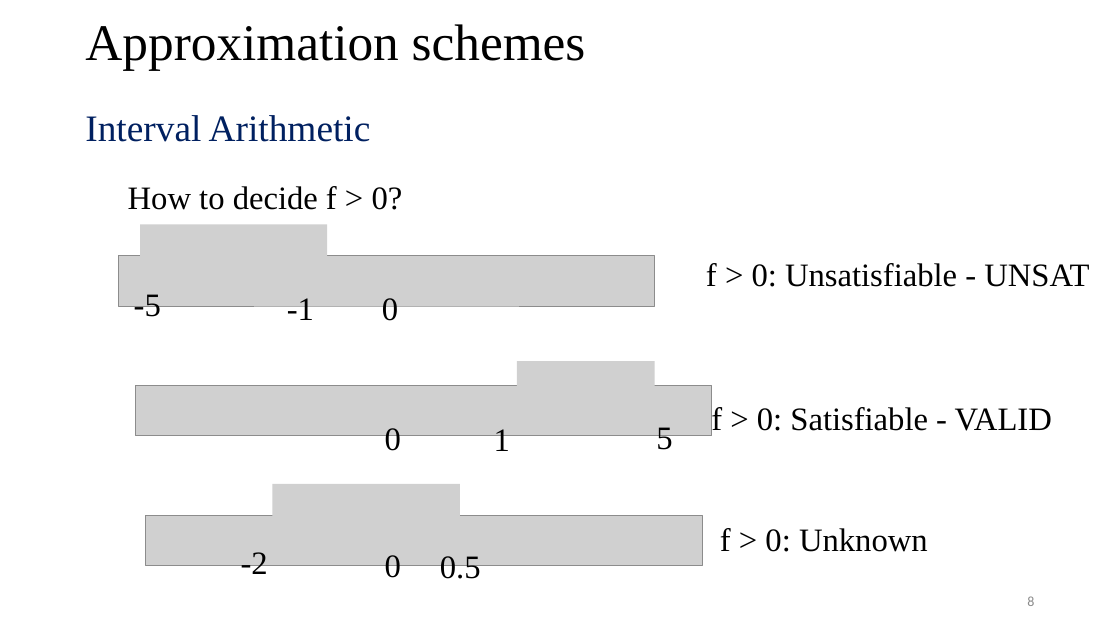
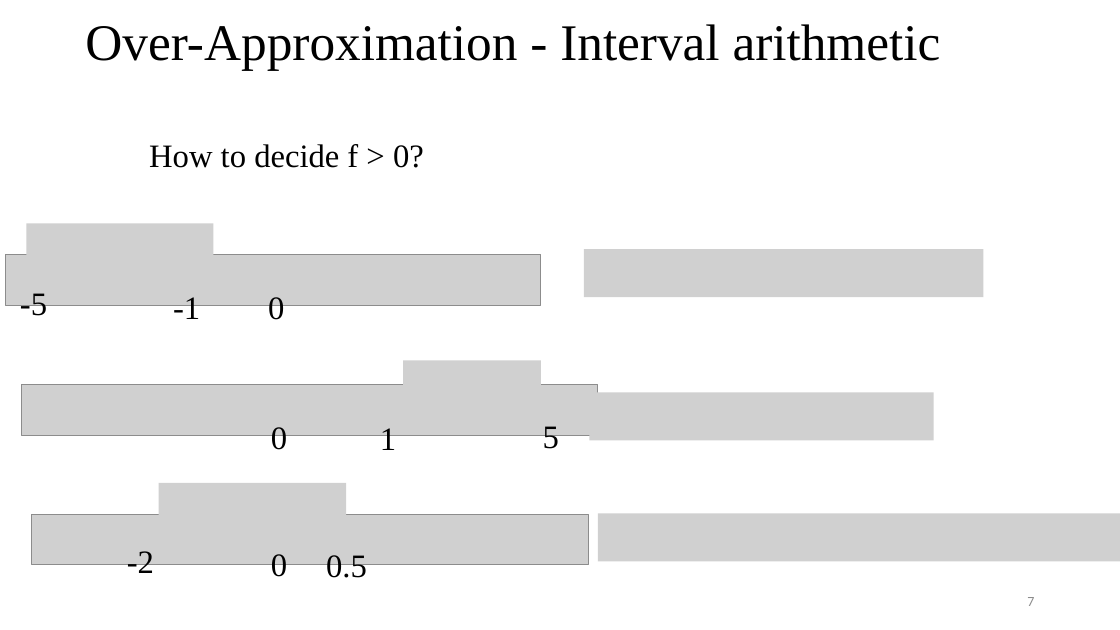
Before and after one commit to tungvx/raSAT, a slide deck: slide 7 of report/thesis/presentation.pptx (slide 8 before the commit). Drawn at 1120x630 pixels with LibreOffice and Linux fonts; fonts in the diff are those of the drawing; grey boxes stand for pictures. Boxes give left, top, right and bottom in pixels: in the first picture for what was removed or moved away, otherwise in the second. Text is boxed around its words. In the diff, an @@ line names an element or a change of style, - is before the commit and + after.

```diff
--- a/report/thesis/presentation.pptx
+++ b/report/thesis/presentation.pptx
@@ title at (85, 24, 941, 70): text changed @@
-Approximation schemes
+Over-Approximation - Interval arithmetic
@@ text removed at (85, 115, 371, 142) @@
-Interval Arithmetic
@@ text "How to decide f > ...": place and size @@
-text "How to decide f > ..." at (128, 186, 403, 210)
+text "How to decide f > ..." at (149, 144, 424, 168)
@@ 9 texts, 5 pictures: place and size @@
-9 texts, 5 pictures at (118, 224, 712, 584)
+9 texts, 5 pictures at (5, 223, 598, 583)
@@ picture added at (584, 250, 984, 297) @@
@@ text removed at (706, 263, 1089, 287) @@
-f > 0: Unsatisfiable - UNSAT
@@ picture added at (403, 360, 541, 408) @@
@@ picture removed at (517, 361, 655, 409) @@
@@ picture added at (590, 392, 934, 440) @@
@@ text removed at (711, 404, 1052, 436) @@
-f > 0: Satisfiable - VALID
@@ picture added at (598, 513, 1120, 561) @@
@@ text removed at (720, 528, 928, 552) @@
-f > 0: Unknown
@@ page number at (1027, 597, 1034, 606): text changed @@
-8
+7
```
Also in this commit, not shown: 12 other slides changed, 2 slides added, 7 slides removed.
